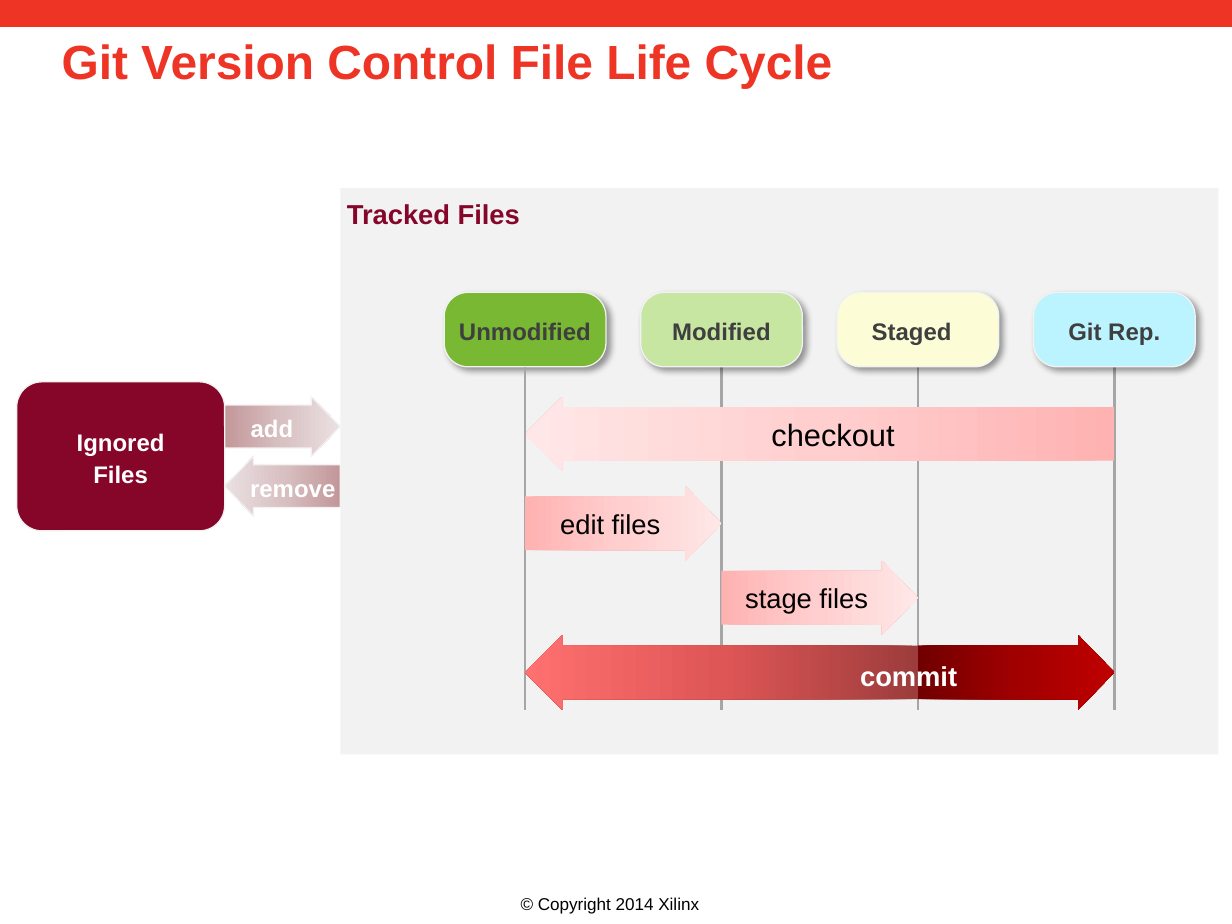
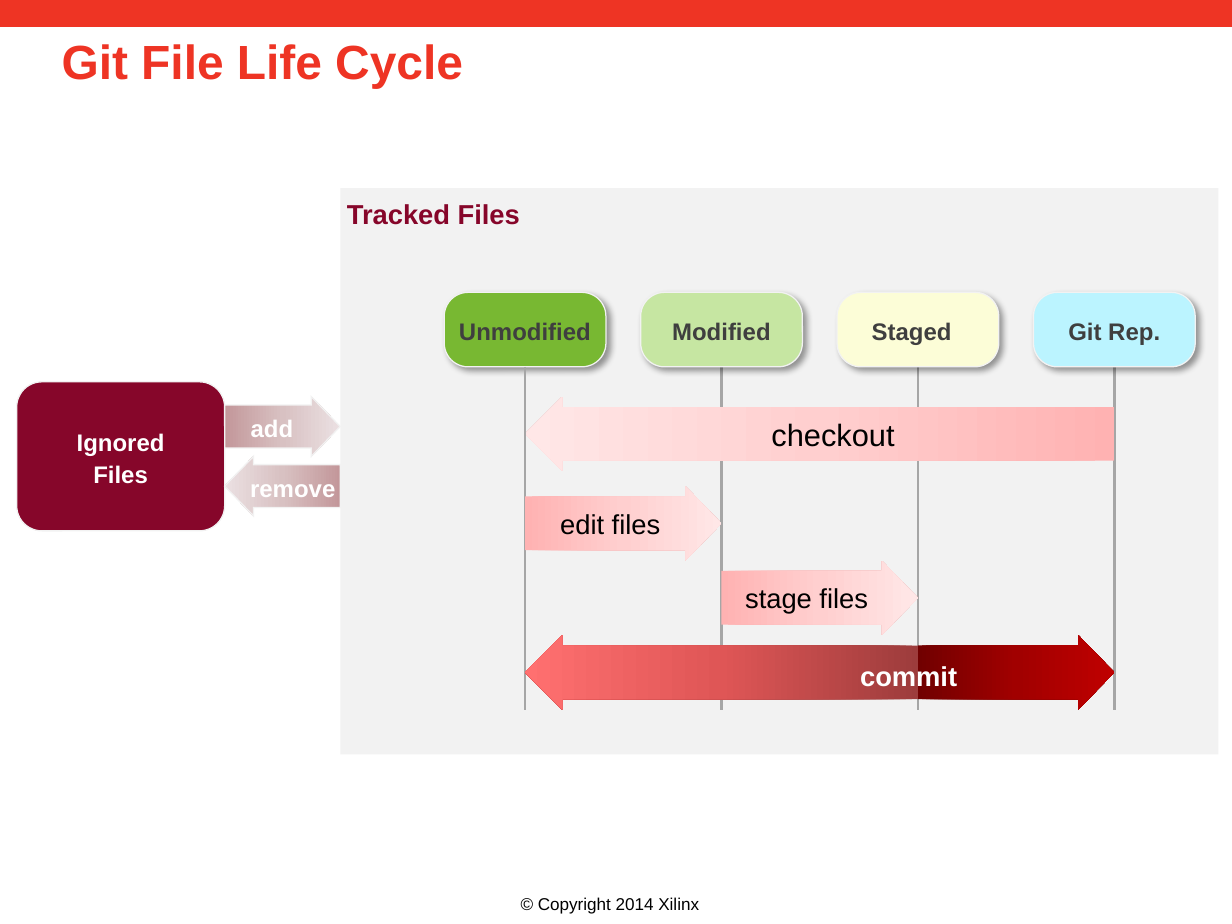
Before and after one commit to Xilinx/revCtrl, a slide deck: slide 12 of doc/versionControl.pptx. Drawn at 1232x924 pixels with LibreOffice and Linux fonts; fonts in the diff are those of the drawing; background and template pictures are left out. Boxes give left, top, right and bottom in pixels: in the first picture for what was removed or moved away, otherwise in the second. Text is boxed around its words. In the diff, an @@ line names an element or a change of style, - is before the commit and + after.

```diff
--- a/doc/versionControl.pptx
+++ b/doc/versionControl.pptx
@@ title at [62, 44, 463, 88]: text changed @@
-Git Version Control File Life Cycle
+Git File Life Cycle
```
Also in this commit, not shown: 11 other slides changed.
